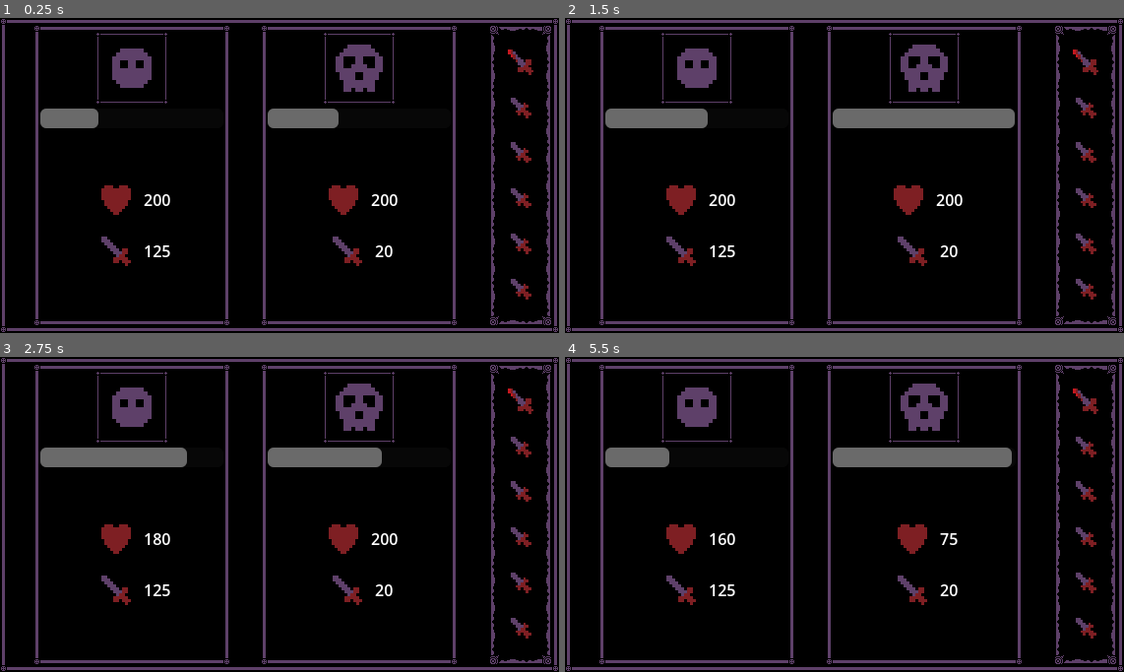
Above: before the commit, frames 1-4 (two rows, left to right).
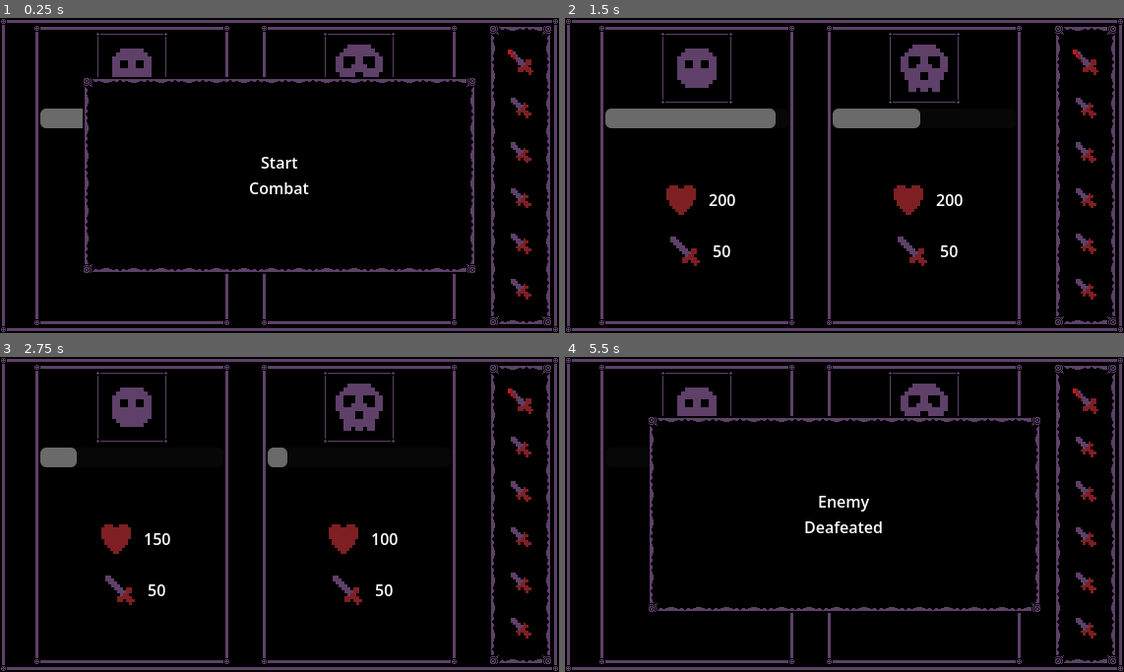
Above: after the commit, the same moments.

Repository: where-fore/blood-moon
Game: Godot game, scene res://loose/main.tscn
Two runs of this game, one before a commit and one after it. Both use one fixed random seed, a clock stepped at 60 frames per second and the inputs below.
Inputs (mouse positions are in pixels of both pictures, inside the frame that each line leads up to):
- Up to frame 1 (0.25 s): no input
- Up to frame 2 (1.5 s): click (844, 175) at 0.5 s, where only the run after the commit has a clickable "Start Combat"
- Up to frame 3 (2.75 s): no input
- Up to frame 4 (5.5 s): click (844, 514) at 5 s, where only the run after the commit has a clickable "Enemy Deafeated"

The runs differ from the first frame. In frame 1, 5.7% of the frame differs, in the area x 14-86%, y 18-82%; in frame 2, 2.1%; in frame 3, 2.7%; in frame 4, 7.6%, in the area x 7-86%, y 18-82%.

Commit message:
basic combat loop

Diff:
--- a/project/autoload/basic_events.gd
+++ b/project/autoload/basic_events.gd
@@ -1,12 +1,9 @@
 extends Node
 
 @warning_ignore_start("unused_signal")
-signal turn_ready(combatant:String)
+signal turn_ready(combatant:Combatant)
+signal turn_complete(combatant:Combatant)
 signal ui_update()
+signal combatant_died(combatant_who_died:Combatant)
+signal start_combat()
 @warning_ignore_restore("unused_signal")
-
-func _ready() -> void:
-	turn_ready.connect(print_a_debug)
-
-func print_a_debug(text:String) -> void:
-	print_debug(text)
--- /dev/null
+++ b/project/autoload/ui_events.gd
@@ -0,0 +1,5 @@
+extends Node
+
+@warning_ignore_start("unused_signal")
+signal combatant_ui_update(combatant:Combatant)
+@warning_ignore_restore("unused_signal")
--- a/project/combat_manager.gd
+++ b/project/combat_manager.gd
@@ -1,18 +1,27 @@
 extends Node2D
 
-var player_health:int = 200
-var player_attack:int = 125
-var enemy_health:int = 200
-var enemy_attack:int = 20
+@export var player_combatant:Combatant
+@export var enemy_combatant:Combatant
+var combatants:Array[Combatant]
 
 # Called when the node enters the scene tree for the first time.
 func _ready() -> void:
-	BasicEvents.turn_ready.connect(take_turn)
 	BasicEvents.ui_update.emit()
+	BasicEvents.start_combat.connect(start_combat)
+	@warning_ignore("untyped_declaration")
+	BasicEvents.combatant_died.connect(func(_dead_combatant:Combatant): end_combat())
 
-func take_turn(combatant:String) -> void:
-	if combatant == "Player":
-		enemy_health -= player_attack
-	elif combatant == "Enemy":
-		player_health -= enemy_attack
-	BasicEvents.ui_update.emit()
+	player_combatant.is_the_player = true
+
+	combatants = [player_combatant, enemy_combatant]
+	player_combatant.current_target = enemy_combatant
+	enemy_combatant.current_target = player_combatant
+
+func start_combat() -> void:
+	for combatant:Combatant in combatants:
+		combatant.active_in_combat = true
+
+func end_combat() -> void:
+	for combatant:Combatant in combatants:
+		combatant.active_in_combat = false
+		combatant.reset_after_combat()
--- a/project/loose/main.tscn
+++ b/project/loose/main.tscn
@@ -13,6 +13,9 @@
 [ext_resource type="Texture2D" uid="uid://k4ccseptpqxp" path="res://sprites/sword_basic.png" id="6_c6an6"]
 [ext_resource type="Texture2D" uid="uid://dfay83r2c6v5v" path="res://sprites/enemy_skull.png" id="7_ave2a"]
 [ext_resource type="Script" uid="uid://clexac1mmhg6h" path="res://combat_manager.gd" id="12_0vix3"]
+[ext_resource type="Script" uid="uid://cfhjyw384c0sl" path="res://temp tests/start_combat.gd" id="13_4dsyv"]
+[ext_resource type="Script" uid="uid://crtv10cne2ea5" path="res://temp tests/winner.gd" id="14_4dsyv"]
+[ext_resource type="Script" uid="uid://dyeno2clhdjwo" path="res://temp tests/combatant.gd" id="14_ave2a"]
 
 [node name="Node2D" type="Node2D" unique_id=383782260]
 
@@ -27,14 +30,13 @@
 [node name="Spacer" parent="MainGame/UIBoxStreamlined/HBoxContainer" unique_id=466240430 instance=ExtResource("2_wqdpu")]
 layout_mode = 2
 
-[node name="UIBoxStreamlined" parent="MainGame/UIBoxStreamlined/HBoxContainer" unique_id=1018818442 node_paths=PackedStringArray("health_label", "attack_label", "turn_indicator", "manager") instance=ExtResource("2_tafwd")]
+[node name="UIBoxStreamlined" parent="MainGame/UIBoxStreamlined/HBoxContainer" unique_id=1018818442 node_paths=PackedStringArray("combatant_to_track", "health_label", "attack_label") instance=ExtResource("2_tafwd")]
 custom_minimum_size = Vector2(200, 200)
 layout_mode = 2
 script = ExtResource("3_c6an6")
+combatant_to_track = NodePath("../../../../CombatManager/Player")
 health_label = NodePath("VBoxContainer/HBoxContainer/Label")
 attack_label = NodePath("VBoxContainer/HBoxContainer2/Label")
-turn_indicator = NodePath("VBoxContainer/ProgressBar")
-manager = NodePath("../../../../CombatManager")
 
 [node name="VBoxContainer" type="VBoxContainer" parent="MainGame/UIBoxStreamlined/HBoxContainer/UIBoxStreamlined" unique_id=1772241150]
 layout_mode = 2
@@ -48,9 +50,9 @@
 layout_mode = 2
 texture = ExtResource("4_t27i6")
 
-[node name="ProgressBar" parent="MainGame/UIBoxStreamlined/HBoxContainer/UIBoxStreamlined/VBoxContainer" unique_id=263909228 instance=ExtResource("5_t27i6")]
-layout_mode = 2
-combatant_name = "Player"
+[node name="ProgressBar" parent="MainGame/UIBoxStreamlined/HBoxContainer/UIBoxStreamlined/VBoxContainer" unique_id=263909228 node_paths=PackedStringArray("combatant_to_track") instance=ExtResource("5_t27i6")]
+layout_mode = 2
+combatant_to_track = NodePath("../../../../../../CombatManager/Player")
 
 [node name="Spacer" parent="MainGame/UIBoxStreamlined/HBoxContainer/UIBoxStreamlined/VBoxContainer" unique_id=929488828 instance=ExtResource("2_wqdpu")]
 layout_mode = 2
@@ -87,14 +89,13 @@
 [node name="Spacer2" parent="MainGame/UIBoxStreamlined/HBoxContainer" unique_id=226584502 instance=ExtResource("2_wqdpu")]
 layout_mode = 2
 
-[node name="UIBoxStreamlined2" parent="MainGame/UIBoxStreamlined/HBoxContainer" unique_id=124855427 node_paths=PackedStringArray("health_label", "attack_label", "turn_indicator", "manager") instance=ExtResource("2_tafwd")]
+[node name="UIBoxStreamlined2" parent="MainGame/UIBoxStreamlined/HBoxContainer" unique_id=124855427 node_paths=PackedStringArray("combatant_to_track", "health_label", "attack_label") instance=ExtResource("2_tafwd")]
 custom_minimum_size = Vector2(200, 200)
 layout_mode = 2
 script = ExtResource("3_c6an6")
+combatant_to_track = NodePath("../../../../CombatManager/Enemy")
 health_label = NodePath("VBoxContainer/HBoxContainer/Label")
 attack_label = NodePath("VBoxContainer/HBoxContainer2/Label")
-turn_indicator = NodePath("VBoxContainer/ProgressBar")
-manager = NodePath("../../../../CombatManager")
 
 [node name="VBoxContainer" type="VBoxContainer" parent="MainGame/UIBoxStreamlined/HBoxContainer/UIBoxStreamlined2" unique_id=1393319962]
 layout_mode = 2
@@ -108,10 +109,9 @@
 layout_mode = 2
 texture = ExtResource("7_ave2a")
 
-[node name="ProgressBar" parent="MainGame/UIBoxStreamlined/HBoxContainer/UIBoxStreamlined2/VBoxContainer" unique_id=199866892 instance=ExtResource("5_t27i6")]
-layout_mode = 2
-speed = 50
-combatant_name = "Enemy"
+[node name="ProgressBar" parent="MainGame/UIBoxStreamlined/HBoxContainer/UIBoxStreamlined2/VBoxContainer" unique_id=199866892 node_paths=PackedStringArray("combatant_to_track") instance=ExtResource("5_t27i6")]
+layout_mode = 2
+combatant_to_track = NodePath("../../../../../../CombatManager/Enemy")
 
 [node name="Spacer" parent="MainGame/UIBoxStreamlined/HBoxContainer/UIBoxStreamlined2/VBoxContainer" unique_id=938792618 instance=ExtResource("2_wqdpu")]
 layout_mode = 2
@@ -193,5 +193,112 @@
 texture = ExtResource("3_mex7b")
 expand_mode = 4
 
-[node name="CombatManager" type="Node2D" parent="." unique_id=241199902]
+[node name="Control" type="Control" parent="MainGame/UIBoxStreamlined" unique_id=432035369]
+layout_mode = 2
+mouse_filter = 2
+
+[node name="Button" type="Button" parent="MainGame/UIBoxStreamlined/Control" unique_id=55217983]
+layout_mode = 1
+anchors_preset = 8
+anchor_left = 0.5
+anchor_top = 0.5
+anchor_right = 0.5
+anchor_bottom = 0.5
+offset_left = -200.0
+offset_top = -100.0
+offset_right = 200.0
+offset_bottom = 100.0
+grow_horizontal = 2
+grow_vertical = 2
+pivot_offset_ratio = Vector2(0.5, 0.5)
+script = ExtResource("13_4dsyv")
+
+[node name="ColorRect" type="ColorRect" parent="MainGame/UIBoxStreamlined/Control/Button" unique_id=239064893]
+layout_mode = 1
+anchors_preset = 15
+anchor_right = 1.0
+anchor_bottom = 1.0
+grow_horizontal = 2
+grow_vertical = 2
+mouse_filter = 2
+color = Color(0, 0, 0, 1)
+
+[node name="Label" type="Label" parent="MainGame/UIBoxStreamlined/Control/Button" unique_id=641167221]
+layout_mode = 1
+anchors_preset = 15
+anchor_right = 1.0
+anchor_bottom = 1.0
+grow_horizontal = 2
+grow_vertical = 2
+text = "Start
+Combat"
+horizontal_alignment = 1
+vertical_alignment = 1
+
+[node name="UIBoxElaborate" parent="MainGame/UIBoxStreamlined/Control/Button" unique_id=297367461 instance=ExtResource("1_sup1h")]
+layout_mode = 1
+mouse_filter = 2
+
+[node name="Button2" type="Button" parent="MainGame/UIBoxStreamlined/Control" unique_id=1039482186]
+layout_mode = 1
+anchors_preset = 8
+anchor_left = 0.5
+anchor_top = 0.5
+anchor_right = 0.5
+anchor_bottom = 0.5
+offset_left = -200.0
+offset_top = -100.0
+offset_right = 200.0
+offset_bottom = 100.0
+grow_horizontal = 2
+grow_vertical = 2
+pivot_offset_ratio = Vector2(0.5, 0.5)
+script = ExtResource("14_4dsyv")
+
+[node name="ColorRect" type="ColorRect" parent="MainGame/UIBoxStreamlined/Control/Button2" unique_id=1498177975]
+layout_mode = 1
+anchors_preset = 15
+anchor_right = 1.0
+anchor_bottom = 1.0
+grow_horizontal = 2
+grow_vertical = 2
+mouse_filter = 2
+color = Color(0, 0, 0, 1)
+
+[node name="Label" type="Label" parent="MainGame/UIBoxStreamlined/Control/Button2" unique_id=1526216548]
+layout_mode = 1
+anchors_preset = 15
+anchor_right = 1.0
+anchor_bottom = 1.0
+grow_horizontal = 2
+grow_vertical = 2
+text = "Enemy
+Deafeated"
+horizontal_alignment = 1
+vertical_alignment = 1
+
+[node name="UIBoxElaborate" parent="MainGame/UIBoxStreamlined/Control/Button2" unique_id=1530720811 instance=ExtResource("1_sup1h")]
+layout_mode = 1
+mouse_filter = 2
+
+[node name="CombatManager" type="Node2D" parent="." unique_id=241199902 node_paths=PackedStringArray("player_combatant", "enemy_combatant")]
 script = ExtResource("12_0vix3")
+player_combatant = NodePath("Player")
+enemy_combatant = NodePath("Enemy")
+
+[node name="Player" type="Node2D" parent="CombatManager" unique_id=140390826]
+script = ExtResource("14_ave2a")
+starting_max_health = 200
+starting_attack = 50
+starting_turn_cooldown = 1
+
+[node name="Enemy" type="Node2D" parent="CombatManager" unique_id=1896971410]
+script = ExtResource("14_ave2a")
+starting_max_health = 200
+starting_attack = 50
+starting_turn_cooldown = 2
+
+[connection signal="pressed" from="MainGame/UIBoxStreamlined/Control/Button" to="MainGame/UIBoxStreamlined/HBoxContainer/UIBoxStreamlined" method="_on_button_pressed"]
+[connection signal="pressed" from="MainGame/UIBoxStreamlined/Control/Button" to="MainGame/UIBoxStreamlined/Control/Button" method="_on_pressed"]
+[connection signal="pressed" from="MainGame/UIBoxStreamlined/Control/Button2" to="MainGame/UIBoxStreamlined/HBoxContainer/UIBoxStreamlined" method="_on_button_pressed"]
+[connection signal="pressed" from="MainGame/UIBoxStreamlined/Control/Button2" to="MainGame/UIBoxStreamlined/Control/Button2" method="_on_pressed"]
--- a/project/project.godot
+++ b/project/project.godot
@@ -18,6 +18,7 @@
 [autoload]
 
 BasicEvents="*uid://d106xelvglssr"
+UiEvents="*uid://dgtrw54h21gnc"
 
 [debug]
 
--- /dev/null
+++ b/project/temp tests/combatant.gd
@@ -0,0 +1,59 @@
+extends Node2D
+class_name Combatant
+
+@export var starting_max_health:int
+@export var starting_attack:int
+@export var starting_turn_cooldown:int
+
+var is_the_player:bool = false
+
+var current_max_health:int
+var current_sustained_damage:int:
+	set(value):
+		current_sustained_damage = value
+		UiEvents.combatant_ui_update.emit(self)
+var current_attack:int
+
+var active_in_combat:bool = false
+var current_target:Combatant
+
+var turn_cooldown:float
+var elapsed_turn_timer:float = 0:
+	set(value):
+		elapsed_turn_timer = value
+		UiEvents.combatant_ui_update.emit(self)
+
+func _ready() -> void:
+	if starting_max_health < 1: push_error("starting_max_health not initialized on: ", name)
+	if starting_attack < 1: push_error("starting_attack not initialized on: ", name)
+	if starting_turn_cooldown < 1: push_error("starting_turn_cooldown not initialized on: ", name)
+	reset_stats_to_starting_base()
+
+func _process(delta: float) -> void:
+	if active_in_combat:
+		increment_turn_timer(delta)
+
+func increment_turn_timer(delta:float) -> void:
+	elapsed_turn_timer += delta # *Globals.CombatTimeScale
+	while elapsed_turn_timer >= turn_cooldown:
+		elapsed_turn_timer -= turn_cooldown
+		take_turn()
+
+func take_damage(amount:int) -> void:
+	current_sustained_damage += amount
+	if current_sustained_damage >= current_max_health:
+		BasicEvents.combatant_died.emit(self)
+
+func take_turn() -> void:
+	current_target.take_damage(current_attack)
+
+func reset_after_combat() -> void:
+	current_sustained_damage = 0
+	elapsed_turn_timer = 0
+	UiEvents.combatant_ui_update.emit(self)
+
+func reset_stats_to_starting_base() -> void:
+	current_max_health = starting_max_health
+	current_attack = starting_attack
+	current_sustained_damage = 0
+	turn_cooldown = starting_turn_cooldown
--- a/project/temp tests/combatant_ui.gd
+++ b/project/temp tests/combatant_ui.gd
@@ -1,18 +1,15 @@
 extends PanelContainer
 
+@export var combatant_to_track:Combatant
 @export var health_label:Label
 @export var attack_label:Label
-@export var turn_indicator:ProgressBar
-@export var manager:Node2D
 
 # Called when the node enters the scene tree for the first time.
 func _ready() -> void:
-	BasicEvents.ui_update.connect(update_values)
+	if not combatant_to_track: push_error(name, " was not assigned a combatant to track")
+	UiEvents.combatant_ui_update.connect(update)
 
-func update_values() -> void:
-	if turn_indicator.combatant_name == "Player":
-		health_label.text = str(manager.player_health)
-		attack_label.text = str(manager.player_attack)
-	if turn_indicator.combatant_name == "Enemy":
-		health_label.text = str(manager.enemy_health)
-		attack_label.text = str(manager.enemy_attack)
+func update(combatant:Combatant) -> void:
+	if combatant == combatant_to_track:
+		health_label.text = str(combatant.current_max_health - combatant.current_sustained_damage)
+		attack_label.text = str(combatant.current_attack)
--- a/project/temp tests/progress_bar.gd
+++ b/project/temp tests/progress_bar.gd
@@ -1,14 +1,12 @@
 extends ProgressBar
 
-@export var speed:int = 20
-@export var combatant_name:String
+@export var combatant_to_track:Combatant
 
 func _ready() -> void:
-	if not combatant_name: push_error("did not set combatant name on testing turn bar")
+	if not combatant_to_track: push_error(name, " was not assigned a combatant to track")
+	UiEvents.combatant_ui_update.connect(update)
 
-# Called every frame. 'delta' is the elapsed time since the previous frame.
-func _process(delta: float) -> void:
-	value += delta*speed
-	if value >= 100:
-		value = 0
-		BasicEvents.turn_ready.emit(combatant_name)
+func update(combatant_check:Combatant) -> void:
+	if combatant_check == combatant_to_track:
+		max_value = combatant_check.turn_cooldown
+		value = combatant_check.elapsed_turn_timer
--- /dev/null
+++ b/project/temp tests/start_combat.gd
@@ -0,0 +1,5 @@
+extends Button
+
+func _on_pressed() -> void:
+	BasicEvents.start_combat.emit()
+	visible = false
--- /dev/null
+++ b/project/temp tests/winner.gd
@@ -0,0 +1,10 @@
+extends Button
+
+# Called when the node enters the scene tree for the first time.
+func _ready() -> void:
+	visible = false
+	@warning_ignore("untyped_declaration")
+	BasicEvents.combatant_died.connect(func(_dead_combatant:Combatant): arrive())
+
+func arrive() -> void:
+	visible = true
Not shown, added: project/autoload/ui_events.gd.uid
Not shown, added: project/temp tests/combatant.gd.uid
Not shown, added: project/temp tests/start_combat.gd.uid
Not shown, added: project/temp tests/winner.gd.uid
Not shown, changed: obsidian notes/blood moon notes/current to do.md
Not shown, changed: obsidian notes/blood moon notes/polish to do.md
Not shown, added: obsidian notes/blood moon notes/working notes.md
